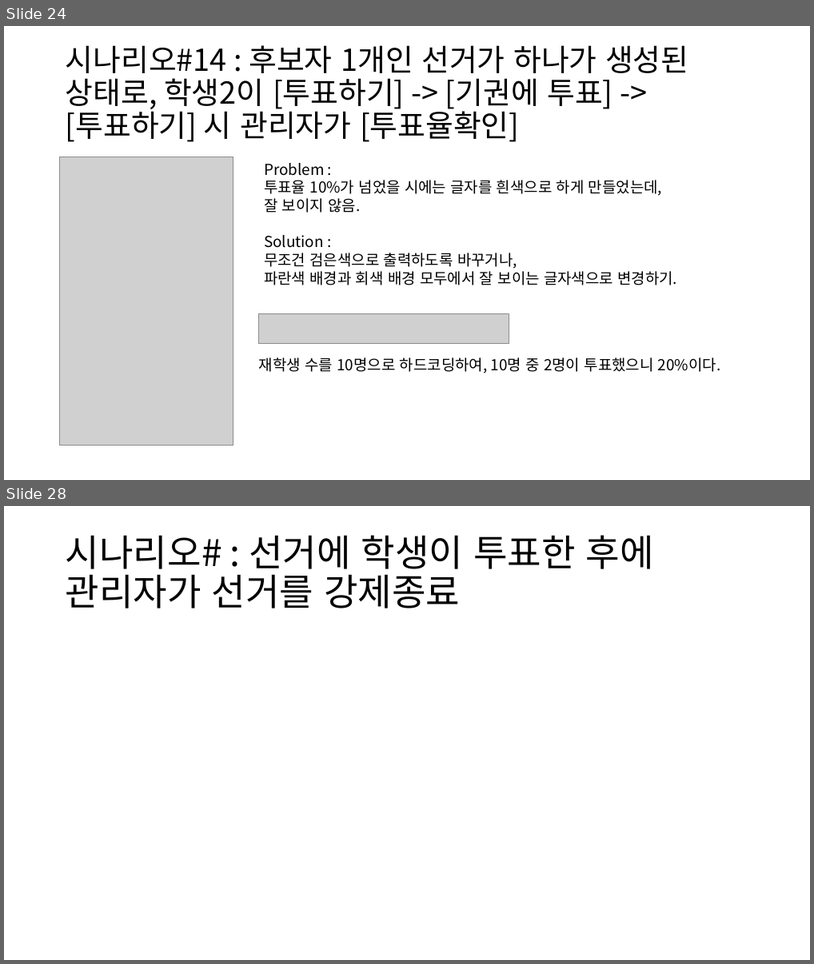
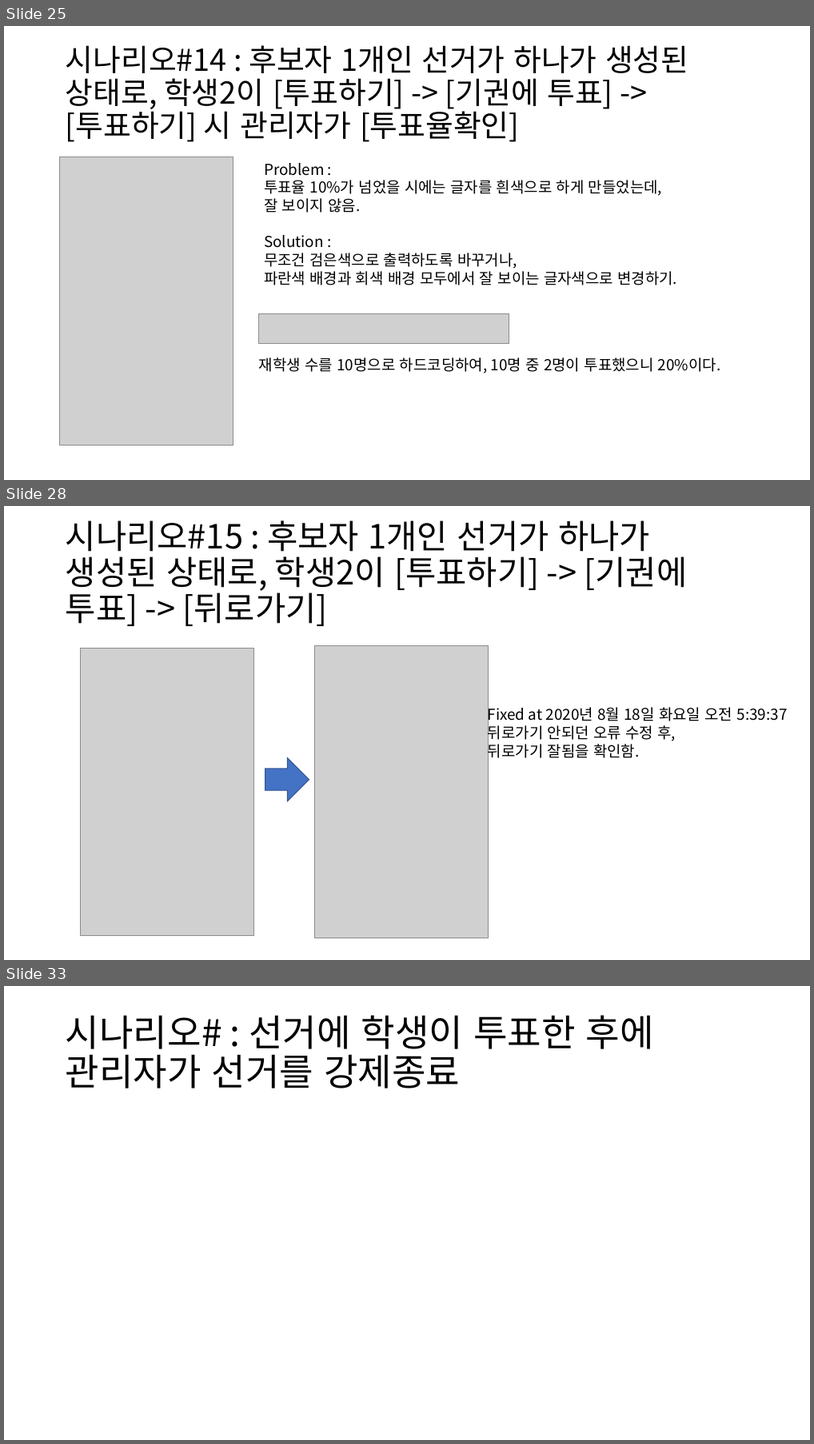
Before and after one commit to BL-UCKSS/evote-project, a slide deck: Document/Testcase/Testcase #1.pptx. Shown one above the other, each under a label of ours: slides 24 and 28 before the commit, slides 25, 28 and 33 after it; the slides between them are not shown. The pictures are 814x964 and 814x1444 pixels, drawn with LibreOffice and Linux fonts; fonts in the diff are those of the drawing; grey boxes stand for pictures. Boxes give left, top, right and bottom in pixels: in the first picture for what was removed or moved away, otherwise in the second. Text is boxed around its words. In the diff, an @@ line names an element or a change of style, - is before the commit and + after.

```diff
--- a/Document/Testcase/Testcase #1.pptx
+++ b/Document/Testcase/Testcase #1.pptx
@@ slide 28 added at box(4, 506, 810, 960), background #FFFFFF @@
@@ title added at box(66, 520, 688, 626), 39.6 pt, text #000000 @@
+시나리오#15 : 후보자 1개인 선거가 하나가 생성된 상태로, 학생2이 [투표하기] -> [기권에 투표] -> [뒤로가기]
@@ picture added at box(81, 648, 254, 936) @@
@@ picture added at box(315, 646, 489, 937) @@
@@ text added at box(488, 704, 788, 760), 18 pt, text #000000 @@
+Fixed at 2020년 8월 18일 화요일 오전 5:39:37
+뒤로가기 안되던 오류 수정 후,
+뒤로가기 잘됨을 확인함.
@@ right arrow added at box(266, 758, 309, 801), fill #4472C4, outline #325491 1 pt @@
@@ what was slide 24 is now slide 25 @@
@@ what was slide 28 is now slide 33 @@
```
Also in this commit, not shown: 4 slides changed, 4 other slides added.
